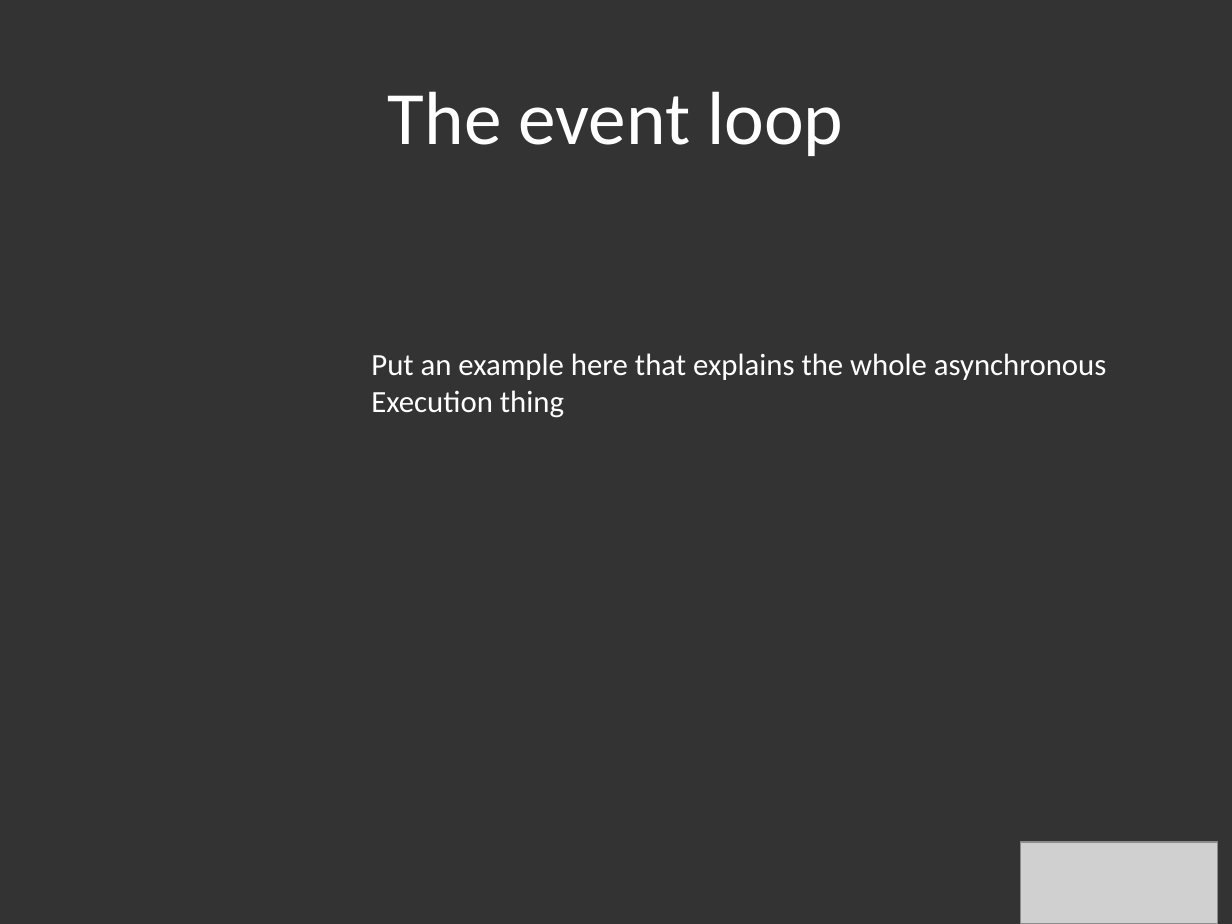
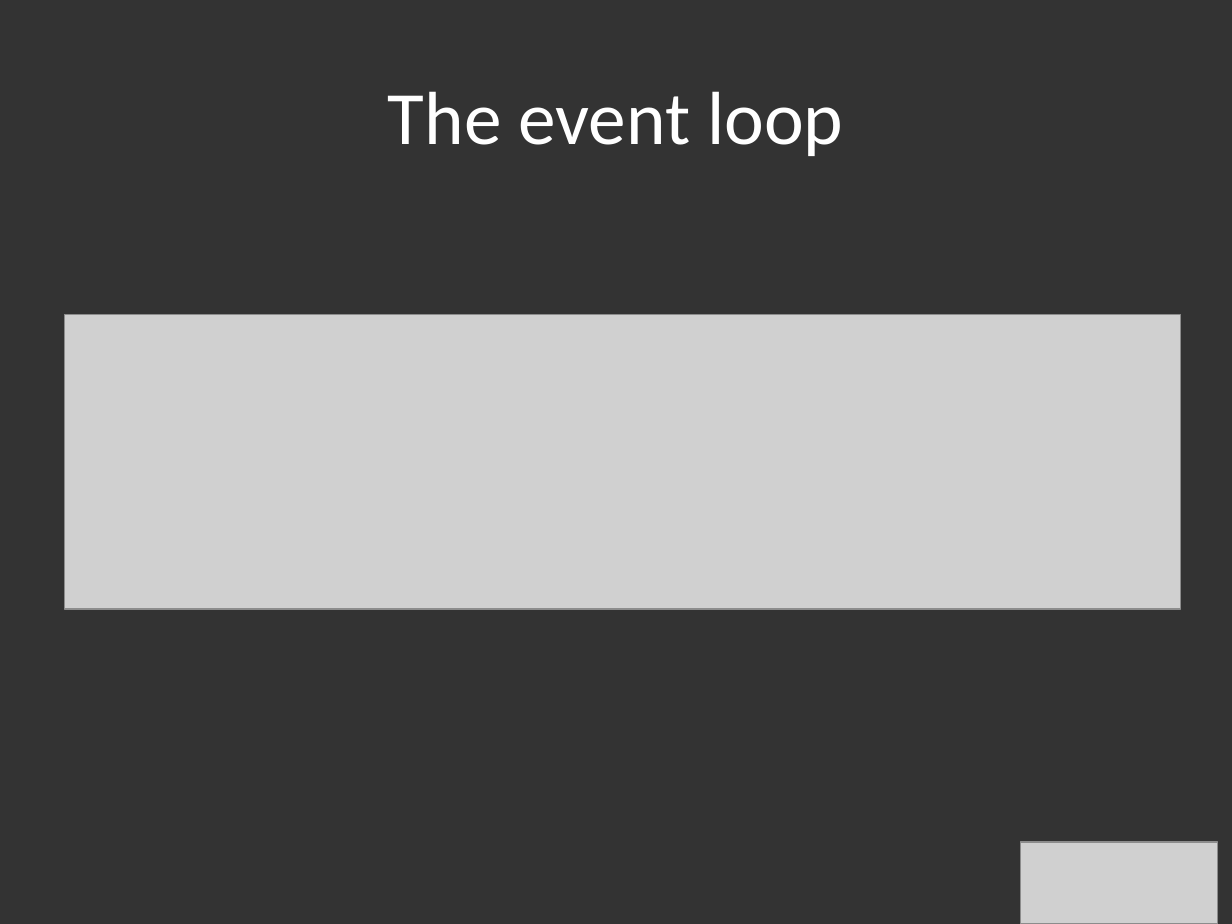
Before and after one commit to hlfshell/node.jSTL-Intro-Series---An-Introduction-to-Express, a slide deck: slide 14 of nodejs intro to express.pptx (slide 10 before the commit). Drawn at 1232x924 pixels with LibreOffice and Linux fonts; fonts in the diff are those of the drawing; grey boxes stand for pictures. Boxes give left, top, right and bottom in pixels: in the first picture for what was removed or moved away, otherwise in the second. Text is boxed around its words. In the diff, an @@ line names an element or a change of style, - is before the commit and + after.

Commit message:
feature: Added some example code for quick explanations of how core functions work

```diff
--- a/nodejs intro to express.pptx
+++ b/nodejs intro to express.pptx
@@ picture added at [64, 314, 1180, 609] @@
@@ text removed at [371, 353, 1107, 418] @@
-Put an example here that explains the whole asynchronous
-Execution thing
```
Also in this commit, not shown: 2 other slides changed, 21 slides added, 1 slide removed, 8 other files.
